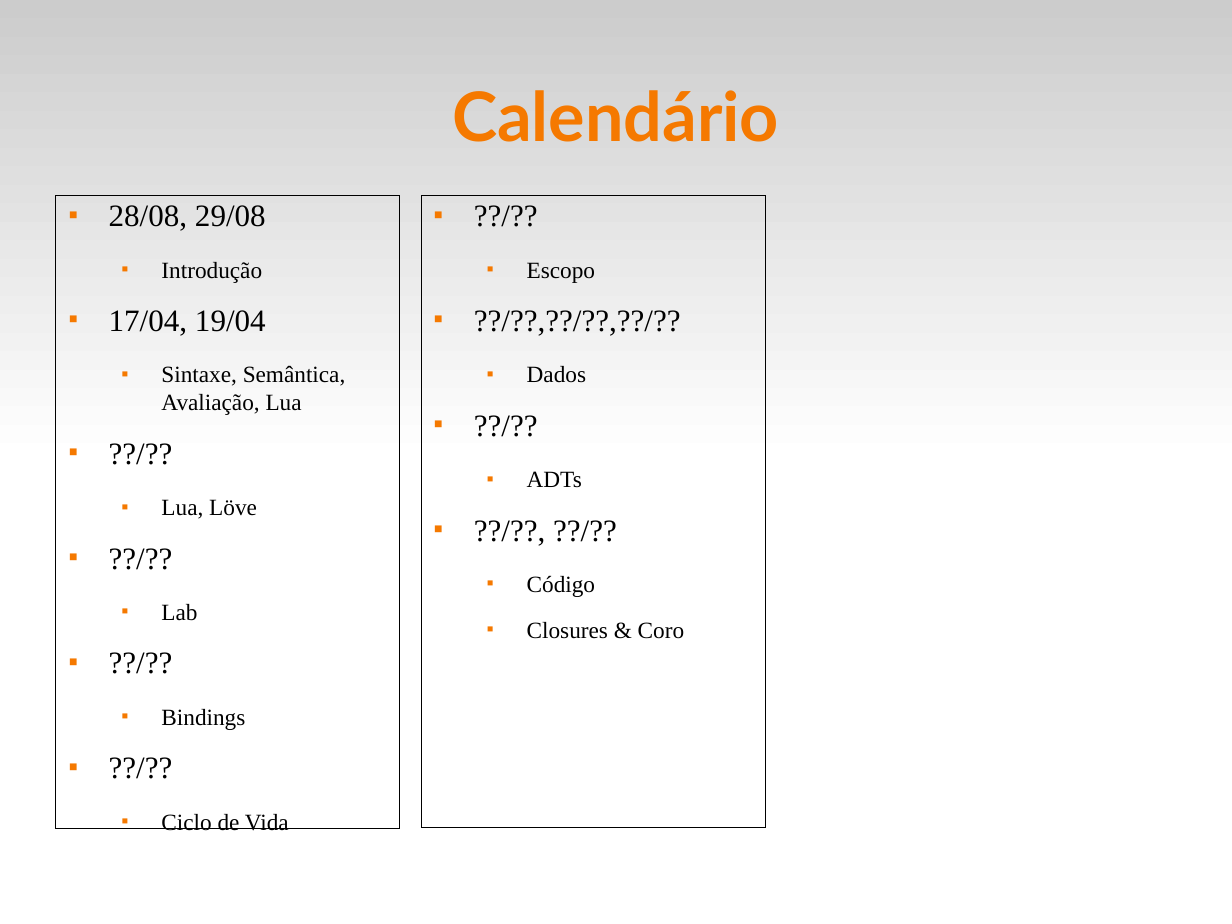
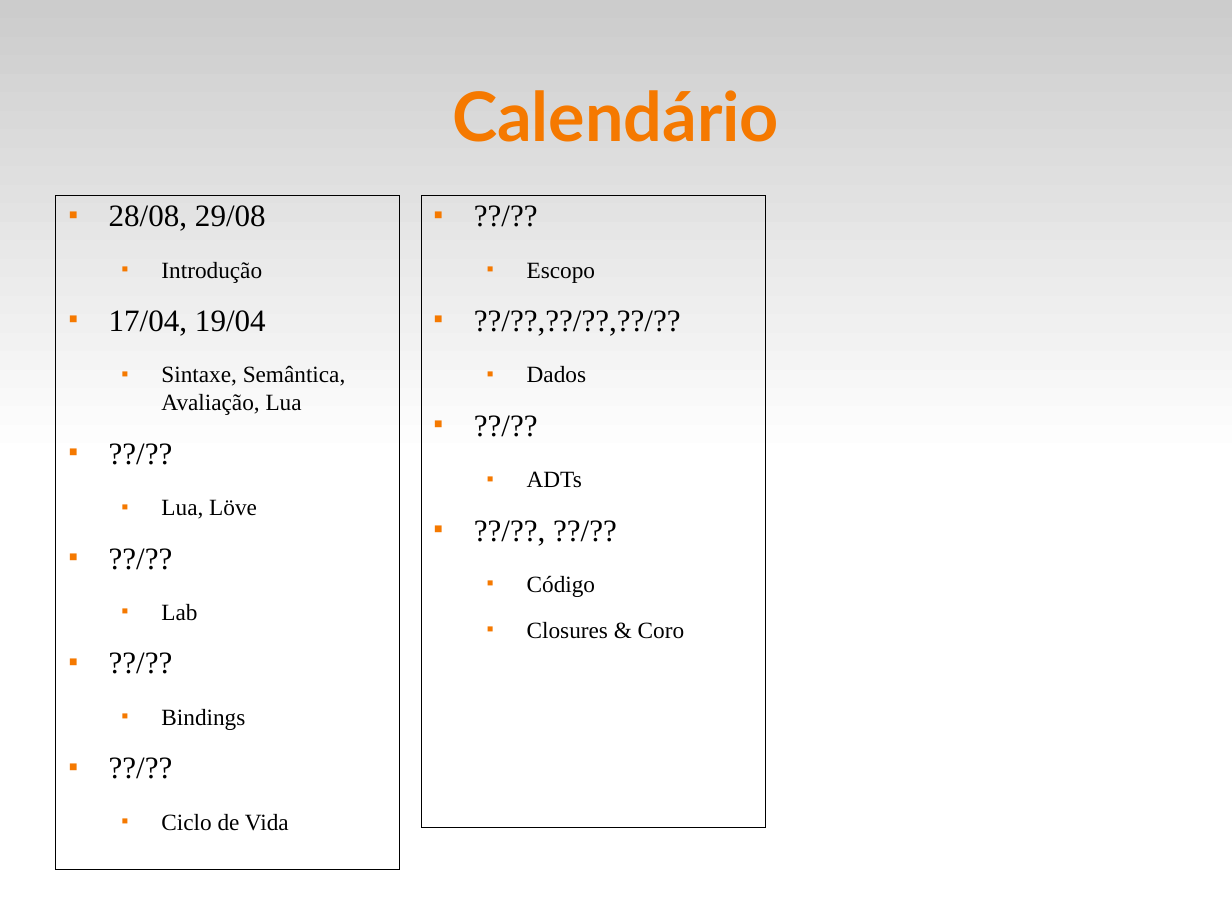
Before and after one commit to fsantanna-uerj/EDL, a slide deck: slide 7 of slides/edl-00.odp. Drawn at 1232x924 pixels with LibreOffice and Linux fonts; fonts in the diff are those of the drawing. Boxes give left, top, right and bottom in pixels: in the first picture for what was removed or moved away, otherwise in the second. Text is boxed around its words. In the diff, an @@ line names an element or a change of style, - is before the commit and + after.

```diff
--- a/slides/edl-00.odp
+++ b/slides/edl-00.odp
@@ text "28/08, 29/08": place and size @@
-text "28/08, 29/08" at (56,196,400,840)
+text "28/08, 29/08" at (56,196,400,881)
```
Also in this commit, not shown: 7 other slides changed, 5 other files.
